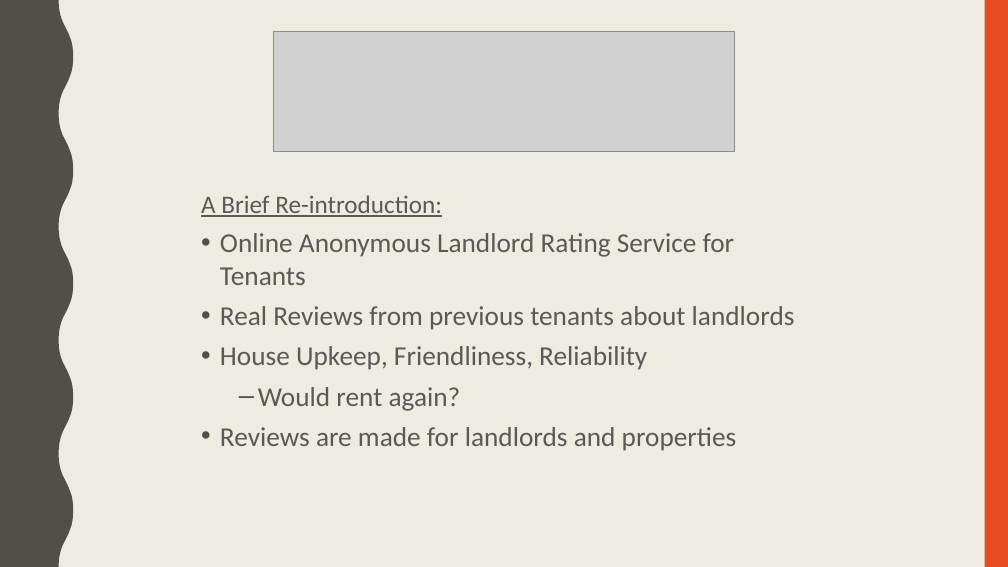
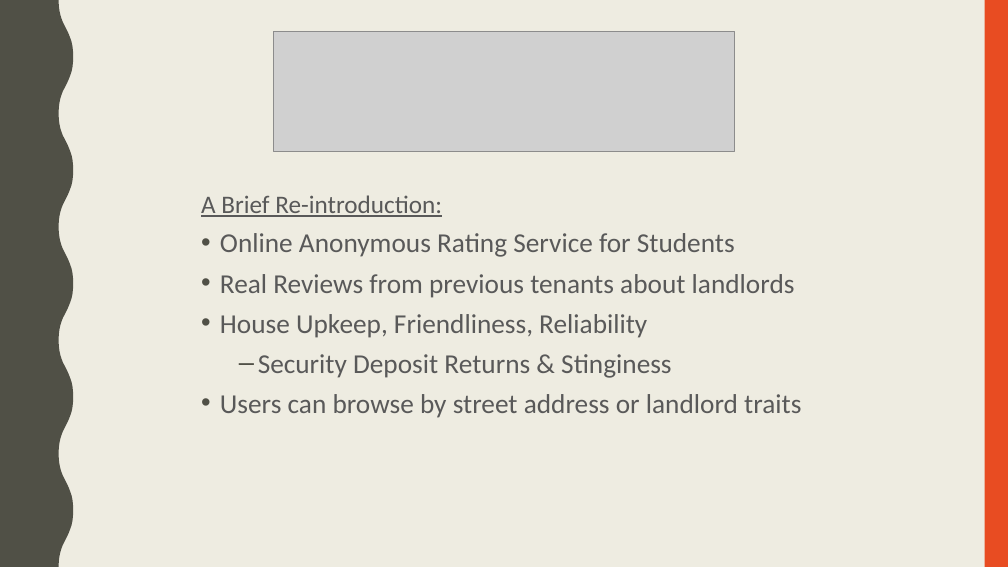
Before and after one commit to magabrin/cs1530-Rate-My-Slumlord, a slide deck: slide 2 of RateMySlumlord-FinalDemo.pptx. Drawn at 1008x567 pixels with LibreOffice and Linux fonts; fonts in the diff are those of the drawing; grey boxes stand for pictures. Boxes give left, top, right and bottom in pixels: in the first picture for what was removed or moved away, otherwise in the second. Text is boxed around its words. In the diff, an @@ line names an element or a change of style, - is before the commit and + after.

```diff
--- a/RateMySlumlord-FinalDemo.pptx
+++ b/RateMySlumlord-FinalDemo.pptx
@@ text at box(220, 233, 735, 257): text changed @@
-• Online Anonymous Landlord Rating Service for Tenants
+• Online Anonymous Rating Service for Students
@@ text at box(220, 354, 801, 418): text changed @@
-  – Would rent again?
-• Reviews are made for landlords and properties
+  – Security Deposit Returns & Stinginess
+• Users can browse by street address or landlord traits
```
Also in this commit, not shown: 3 other slides changed, 3 slides removed.
